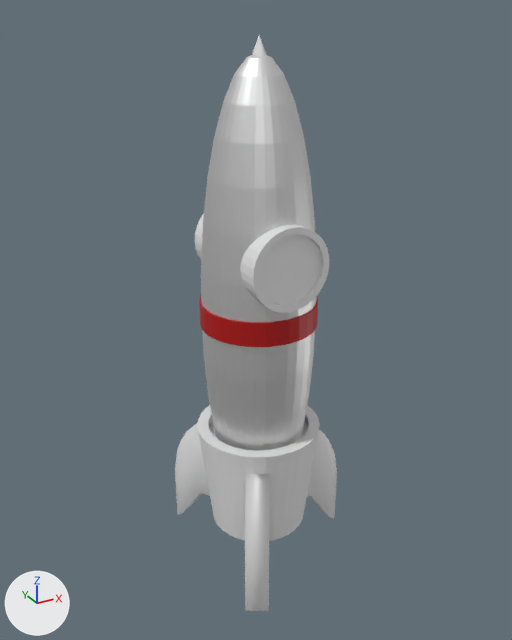
Renders of the Blender file rocket.blend from each side of a commit.
One viewpoint serves both versions: a 50 mm lens placed at (-2.79, -5.02, 2.62), pointed at (0.01, 0.07, 0.07). Every picture has the same lights, and +X, +Y and +Z are marked at lower left.
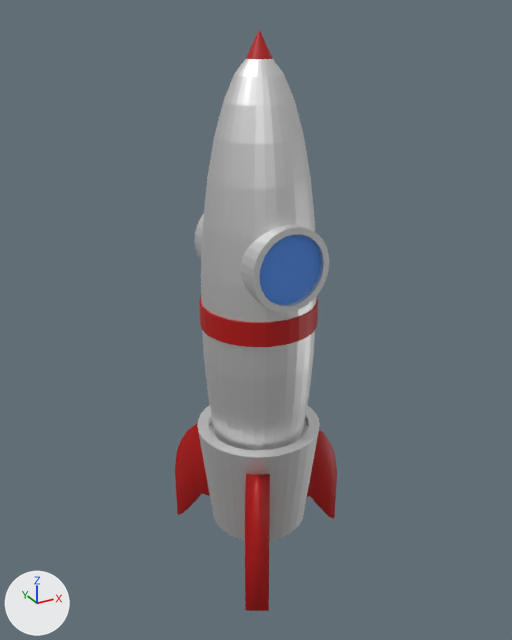
What the commit changed:
Material 'Material' (mat_material) is new.
Its base color is (0.0868, 0.271, 0.8) (blue #538ee7).
Its roughness is 0.0.
me_cylinder_001 has 192 vertices, 162 faces and spans x -1.0..1.0, y -1.0..1.0, z -1.0..1.0.
me_cylinder_001 is used by ob_cylinder; location (0.0, 0.0, 0.73); rotation (1.571, 0.0, 0.0), in degrees (90, 0, 0); scale (0.351, 0.351, 0.541).
me_cylinder_001 part 1: the 1 face centred in x 0.0, y 0.0, z 0.92 switches from no material to mat_material (blue #538ee7).
me_cylinder_001 now uses material mat_material_001 (white #e7e7e7).
me_cylinder_001 now uses material mat_material (blue #538ee7).
me_cylinder_002 has 128 vertices, 98 faces and spans x -1.01..1.01, y -1.01..1.01, z -1.0..1.0.
me_cylinder_002 now uses material mat_material_001 (white #e7e7e7).
me_cube_001 has 28 vertices, 26 faces and spans x -1.0..3.84, y -1.0..1.0, z -2.12..1.0.
me_cube_001 now uses material mat_material_002 (red #b50606).
me_cube_002 has 28 vertices, 26 faces and spans x -1.0..3.84, y -1.0..1.0, z -2.12..1.0.
me_cube_002 now uses material mat_material_002 (red #b50606).
me_cube_003 has 28 vertices, 26 faces and spans x -1.0..3.84, y -1.0..1.0, z -2.12..1.0.
me_cube_003 now uses material mat_material_002 (red #b50606).
Object 'Cone' (ob_cone) moves from (0.0, 0.0, 2.33) to (0.0, 0.0, 2.37).
Object 'Cone' (ob_cone) is rescaled from (0.0769, 0.11, 0.11) to (0.11, 0.11, 0.11).

What differs and where, as boxes [x1, y1, x2, y2] in the pictures (512 x 640 px):
'Cylinder.001', recoloured
    both: [197, 405, 319, 541]
'Cube.002', recoloured (white to red)
    both: [245, 474, 270, 611]
'Cube.001', recoloured (white to red)
    both: [175, 423, 210, 515]
'Cube', recoloured (white to red)
    both: [307, 430, 337, 519]
'Cone', moved, rescaled
    before: [252, 35, 267, 57]
    after: [246, 30, 273, 59]
part 1 of me_cylinder_001, recoloured (white to blue)
    both: [259, 234, 321, 305]
